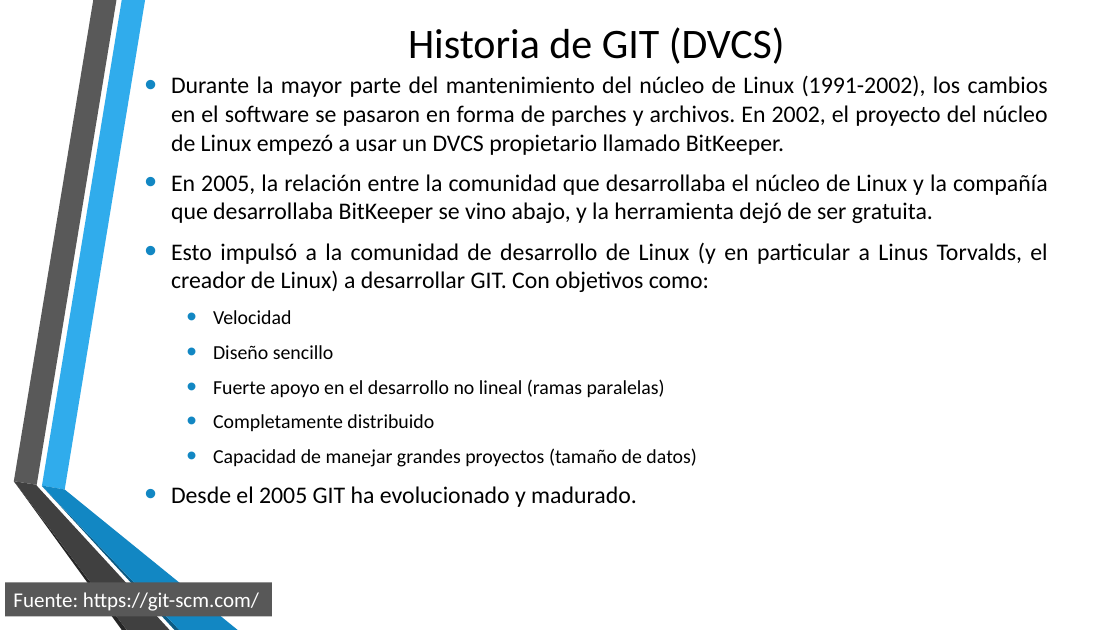
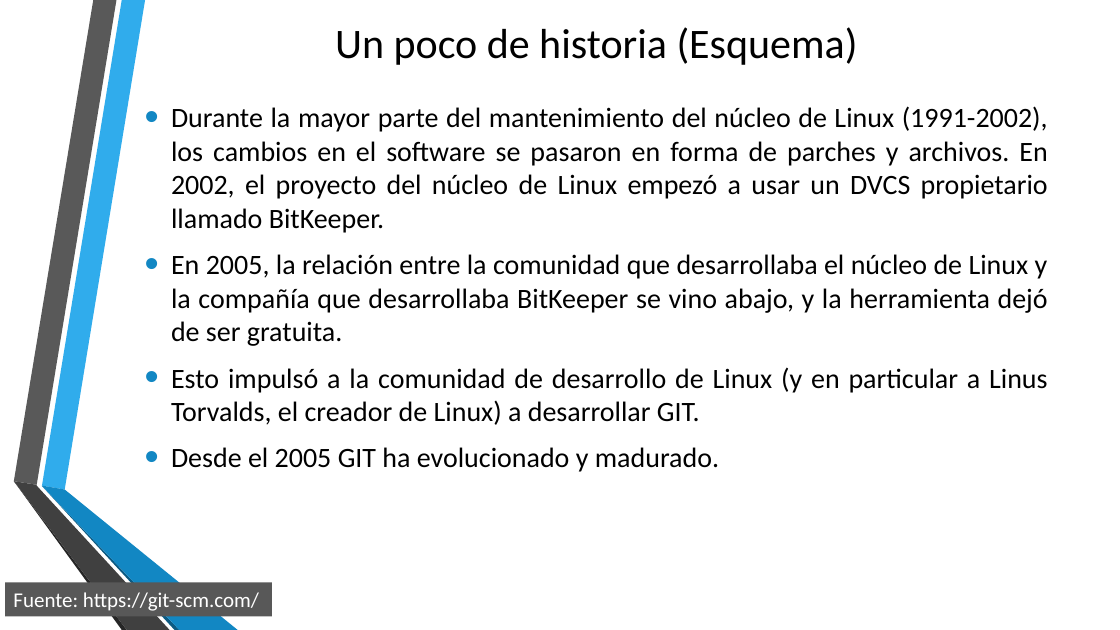
Before and after one commit to campus-digital/tutorialgit, a slide deck: slide 4 of documentos/Presentación3.pptx (slide 3 before the commit). Drawn at 1120x630 pixels with LibreOffice and Linux fonts; fonts in the diff are those of the drawing; background and template pictures are left out. Boxes give left, top, right and bottom in pixels: in the first picture for what was removed or moved away, otherwise in the second. Text is boxed around its words. In the diff, an @@ line names an element or a change of style, - is before the commit and + after.

```diff
--- a/documentos/Presentación3.pptx
+++ b/documentos/Presentación3.pptx
@@ title at (x1=335, y1=27, x2=858, y2=65): text changed @@
-Historia de GIT (DVCS)
+Un poco de historia (Esquema)
@@ text at (x1=171, y1=106, x2=1048, y2=472): size 20.4 to 24 pt in "Durante la mayor parte del mantenimiento del ...", "En 2005, la relación entre la comunidad ...", "Desde el 2005 GIT ha evolucionado y ..." @@
@@ text at (x1=171, y1=367, x2=1048, y2=425): text changed; size 17 to 24 pt @@
-• Esto impulsó a la comunidad de desarrollo de Linux (y en particular a Linus Torvalds, el creador de Linux) a desarrollar GIT. Con objetivos como:
-  • Velocidad
-  • Diseño sencillo
-  • Fuerte apoyo en el desarrollo no lineal (ramas paralelas)
-  • Completamente distribuido
-  • Capacidad de manejar grandes proyectos (tamaño de datos)
+• Esto impulsó a la comunidad de desarrollo de Linux (y en particular a Linus Torvalds, el creador de Linux) a desarrollar GIT.
```
Also in this commit, not shown: 6 slides added, 1 other file.
